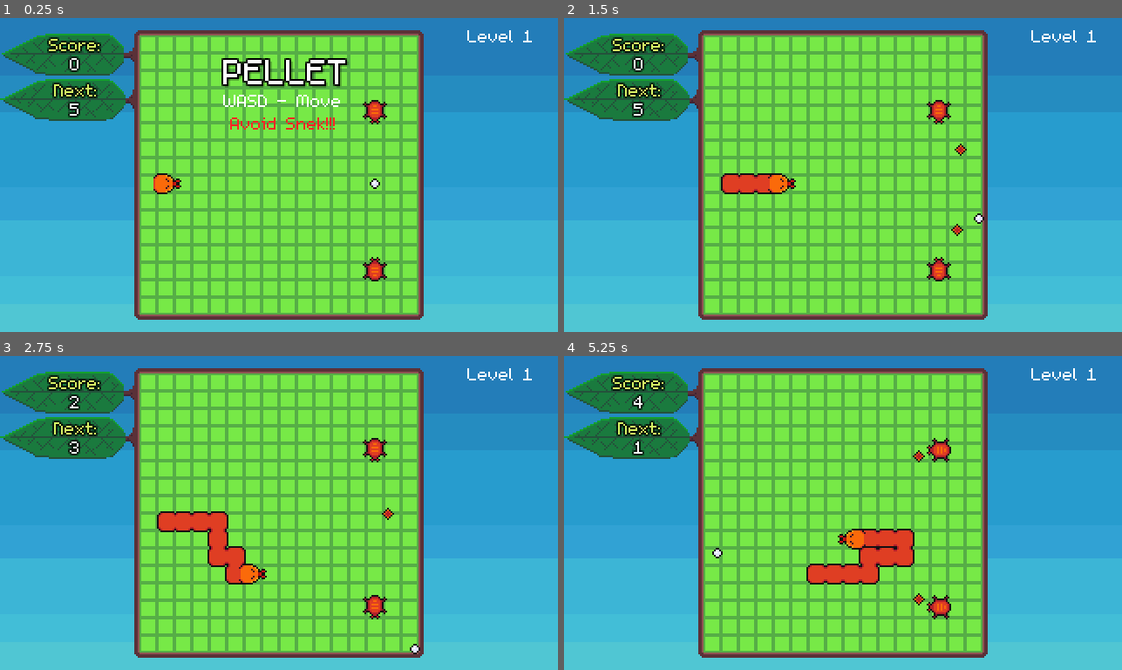
Above: before the commit, frames 1-4 (two rows, left to right).
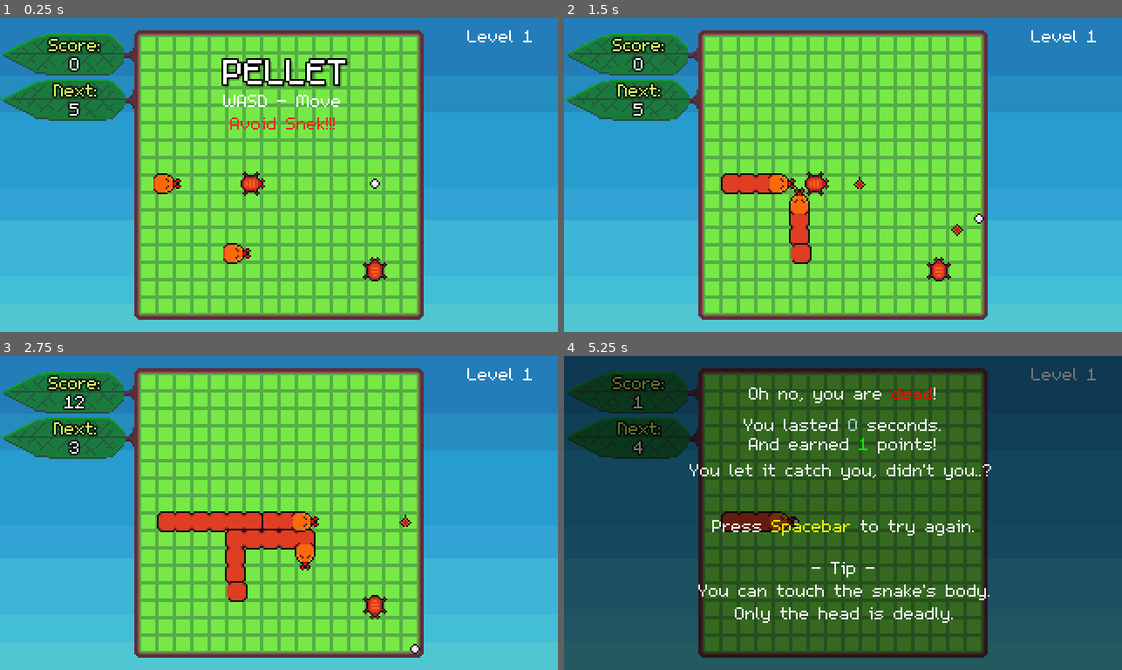
Above: after the commit, the same moments.

Repository: bdunko/Pellet
Game: Godot game, scene res://main.tscn
Same seed, same stepped clock (60 frames per second), same inputs: the game is played once before the commit and once after it.
Inputs:
- Up to frame 1 (0.25 s): no input
- Up to frame 2 (1.5 s): tap Enter at 0.5 s; hold D (right) 0.53-1.28 s; hold S (down) from 1.28 s (still down)
- Up to frame 3 (2.75 s): release S (down) at 2.03 s; hold D (right) from 2.03 s (still down)
- Up to frame 4 (5.25 s): release D (right) at 2.78 s; hold W (up) 2.78-3.53 s; hold A (left) 3.53-5.03 s; tap Space (reset) at 4.15 s; hold S (down) from 5.03 s (still down)

The runs differ from the first frame. In frame 1, 0.7% of the frame differs, in the area x 40-70%, y 26-79%; in frame 2, 1.3%; in frame 3, 3.4%; in frame 4, 100%, in the area x 0-100%, y 0-100%.

Commit message:
progression templating; double snake works

Diff:
--- a/beetle.gd
+++ b/beetle.gd
@@ -2,6 +2,8 @@
 
 const BULLET = preload("res://bullet.tscn")
 const BULLET_SPEED = 50
+
+var disabled = false
 
 func _process(_delta):
 	#rotate to face player
@@ -21,10 +23,14 @@
 			rotation_degrees = 180
 
 func _on_shot_timer_timeout():
-	var bullet = BULLET.instantiate()
+	if not disabled:
+		var bullet = BULLET.instantiate()
 
-	var pellet_pos = get_parent().get_parent().find_child("Pellet").position
-	var direction = Vector2(pellet_pos.x - position.x, pellet_pos.y - position.y).normalized()
-	bullet.setup(position, direction, BULLET_SPEED, self)
-	bullet.position = position
-	get_parent().get_parent().find_child("Bullets").add_child(bullet)
+		var pellet_pos = get_parent().get_parent().find_child("Pellet").position
+		var direction = Vector2(pellet_pos.x - position.x, pellet_pos.y - position.y).normalized()
+		bullet.setup(position, direction, BULLET_SPEED, self)
+		bullet.position = position
+		get_parent().get_parent().find_child("Bullets").add_child(bullet)
+
+func disable():
+	disabled = true
--- a/global.gd
+++ b/global.gd
@@ -31,6 +31,9 @@
 	var indices := Global.to_grid_position(pos)
 	return indices.x >= 0 and indices.y >= 0 and indices.x < GRID_SIZE.x and indices.y < GRID_SIZE.y
 
+func rand_grid_pos() -> Vector2:
+	return Vector2(RNG.randi_range(0, int(GRID_SIZE.x - 1)), RNG.randi_range(0, int(GRID_SIZE.y -1)))
+
 var RNG = RandomNumberGenerator.new()
 
 func choose_one(options: Array[Variant]):
--- a/main.gd
+++ b/main.gd
@@ -11,7 +11,7 @@
 const SCORE_FORMAT = "[center]And earned [color=green]%d[/color] points![/center]"
 const COMMENTARY_FORMAT = "[center]%s[/center]"
 const TIP_FORMAT = "[center]- Tip -\n%s"
-const tips = ["You can touch the snake's body.\nOnly the head is deadly.", "You get some points for surviving.\nBut you get more for making the\nsnake eat other enemies."]
+const tips = ["The snake can eat bugs.\nIt can block bullets too!", "You can touch the snake's body.\nOnly the head is deadly.", "You get some points for surviving.\nBut you get more for making the\nsnake eat other enemies."]
 
 var SCORE_TO_COMMENTARY = {
 	0 : "You let it catch you, didn't you..?",
@@ -38,22 +38,37 @@
 const NEXT_LEVEL_TIPS = [
 	"null",
 	"null",
-	"Avoid Beetle Bullets!\n(Snake eats bugs.)",
-	"Speed up!",
+	"Avoid Beetle bullets!\n(Snake eats bugs)",
 	"Watch for Dragonflies!",
+	"Snake speed up!",
 	"Snakes hate poisonous Spiders!",
+	"Flee the Hornet!",
+	"Watch for frame Ants!",
+	"Bullet speed up!",
 	"Dodge bouncing Butterflies!",
-	"Watch for frame Crawlers!",
-	"Burst bullets!",
-	"Flee the Hornet!",
 	"Double trouble!",
-	"Speed up!",
+	"Snake turrets!",
 	"Good luck..."
 ]
 const MAX_LEVEL_TIP = "Keep it up!"
 
 var score = 0
 var level = 1
+
+var enemy_pool = []
+const BEETLE = preload("res://beetle.tscn")
+# DRAGONFLY
+# SPIDER
+# HORNET
+# ANTS
+# BUTTERFLY
+
+func _spawn_enemy(enemy):
+	pass
+
+func _spawn_rand_enemies(num):
+	for i in num:
+		_spawn_enemy(Global.choose_one(enemy_pool))
 
 func _ready():
 	print(LEVEL_TIMES.size())
@@ -74,7 +89,33 @@
 		$UI/Time.text = str(LEVEL_TIMES[level])
 		grid_color = GRID_COLORS[level]
 		$NextLevelInfo.next_level(NEXT_LEVEL_TIPS[level])
+
 	# add enemies and stuff
+	if level == 2: # beetle
+		enemy_pool.append(BEETLE)
+	elif level == 3: # dragonfly
+		pass
+	elif level == 4: # snake speed
+		$Snakes/Snake.speed_up()
+	elif level == 5: # spider
+		pass
+	elif level == 6: # hornet
+		pass
+	elif level == 7: # ants
+		pass
+	elif level == 8: # bullet speed
+		pass
+	elif level == 9: # butterfly
+		pass
+	elif level == 10: # snake2
+		#speed up too
+		pass
+	elif level == 11: #snake turrets
+		pass
+	elif level == 12: #moon
+		pass
+	else: #challenge
+		pass
 
 func _commentary_for_score():
 	var comment = ""
@@ -93,7 +134,10 @@
 func _on_pellet_dead():
 	if state != State.DEAD:
 		state = State.DEAD
-		$Snakes/Snake.disable()
+		for snake in $Snakes.get_children():
+			snake.disable()
+		for bug in $Bugs.get_children():
+			bug.disable()
 		$Pellet.disable()
 		_update_dead_info()
 		$DeadInfo.on_dead()
@@ -111,12 +155,19 @@
 	level = 1
 	_update_level()
 	$NextLevelInfo.visible = false
+	for bug in $Bugs.get_children():
+		bug.queue_free()
+	if $Snakes.find_child("Snake2"):
+		$Snakes/Snake2.queue_free()
+	for bullet in $Bullets.get_children():
+		bullet.queue_free()
 
 func _on_pellet_moved():
 	if state == State.WAITING:
 		state = State.PLAYING
 		time_elapsed = 0
-		$Snakes/Snake.enable()
+		for snake in $Snakes.get_children():
+			snake.enable()
 		$StartupInfo.on_playing()
 
 var time_elapsed = 0
@@ -146,10 +197,20 @@
 		level += 1
 		_update_level()
 
-func is_grid_pos_clear(grid_pos):
-	# are there any bug or snek in pos
-	pass
-
+func is_grid_pos_full(grid_pos):
+	# are there any bug at pos?
+	for bug in $Bugs.get_children():
+		if Global.to_grid_position(bug.position) == grid_pos:
+			return true
+	if is_grid_pos_snake(grid_pos):
+		return true
+	return false
+
+func is_grid_pos_snake(grid_pos):
+	for snake in $Snakes.get_children():
+		if snake.is_snake_at(grid_pos):
+			return true
+	return false
 
 func _on_snake_ate_bug():
 	score += level * 10
--- a/main.tscn
+++ b/main.tscn
@@ -226,7 +226,7 @@
 z_index = 1600
 
 [node name="Beetle" parent="Bugs" instance=ExtResource("9_tq60e")]
-position = Vector2(215, 54)
+position = Vector2(145, 95)
 
 [node name="Beetle2" parent="Bugs" instance=ExtResource("9_tq60e")]
 position = Vector2(215, 144)
@@ -236,8 +236,13 @@
 [node name="Snake" parent="Snakes" instance=ExtResource("7_ertux")]
 z_index = 500
 position = Vector2(96, 95)
+
+[node name="Snake2" parent="Snakes" instance=ExtResource("7_ertux")]
+z_index = 500
+position = Vector2(136, 135)
 
 [connection signal="timeout" from="NextLevelInfo/Timer" to="NextLevelInfo" method="_on_timer_timeout"]
 [connection signal="dead" from="Pellet" to="." method="_on_pellet_dead"]
 [connection signal="moved" from="Pellet" to="." method="_on_pellet_moved"]
 [connection signal="ate_bug" from="Snakes/Snake" to="." method="_on_snake_ate_bug"]
+[connection signal="ate_bug" from="Snakes/Snake2" to="." method="_on_snake_ate_bug"]
--- a/snake.gd
+++ b/snake.gd
@@ -29,6 +29,9 @@
 const FREE_SEGMENTS_MAX = 10
 var free_segments = FREE_SEGMENTS_MAX
 
+@onready var BASE_SPEED = $Timer.wait_time
+const MORE_SPEED = 0.175
+
 class Pair:
 	var pos: Vector2
 	var original_dir: Direction
@@ -59,7 +62,7 @@
 
 		while to_check.size() != 0:
 			var current_check: Pair = to_check.pop_front()
-			if not Global.is_grid_pos_in_grid(current_check.pos) or is_snake_at(current_check.pos) or current_check.pos in checked: # can't go this way
+			if not Global.is_grid_pos_in_grid(current_check.pos) or get_parent().get_parent().is_grid_pos_snake(current_check.pos) or current_check.pos in checked: # can't go this way
 				continue
 
 			checked.append(current_check.pos)
@@ -165,6 +168,10 @@
 	_previous_head_positions.clear()
 	# free segs
 	free_segments = FREE_SEGMENTS_MAX
+	$Timer.wait_time = BASE_SPEED
+
+func speed_up():
+	$Timer.wait_time = MORE_SPEED
 
 func disable():
 	_enabled = false
@@ -172,7 +179,7 @@
 func enable():
 	_enabled = true
 
-func _on_bug_hitbox_area_entered(area):
+func _on_bug_body_entered(body):
 	call_deferred("_grow_snake")
-	area.get_parent().queue_free()
+	body.queue_free()
 	emit_signal("ate_bug")
--- a/snake.tscn
+++ b/snake.tscn
@@ -41,4 +41,5 @@
 
 [connection signal="area_entered" from="PelletHitbox" to="." method="_on_pellet_hitbox_area_entered"]
 [connection signal="area_entered" from="EnemyHitbox" to="." method="_on_bug_hitbox_area_entered"]
+[connection signal="body_entered" from="EnemyHitbox" to="." method="_on_bug_body_entered"]
 [connection signal="timeout" from="Timer" to="." method="_move"]
